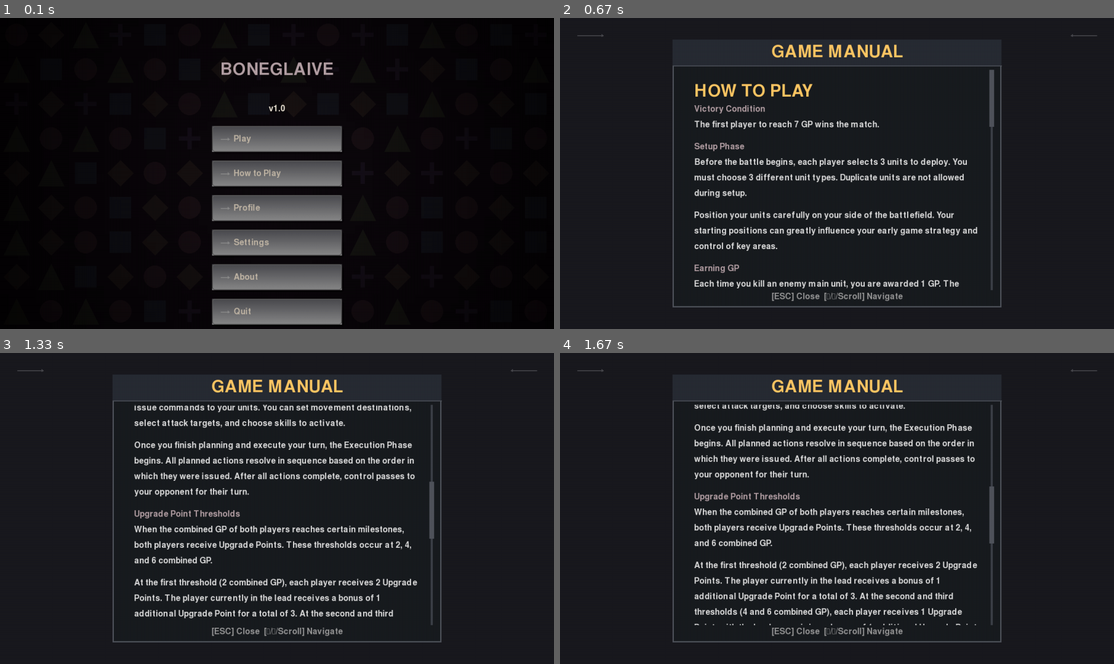
Above: before the commit, frames 1-4 (two rows, left to right).
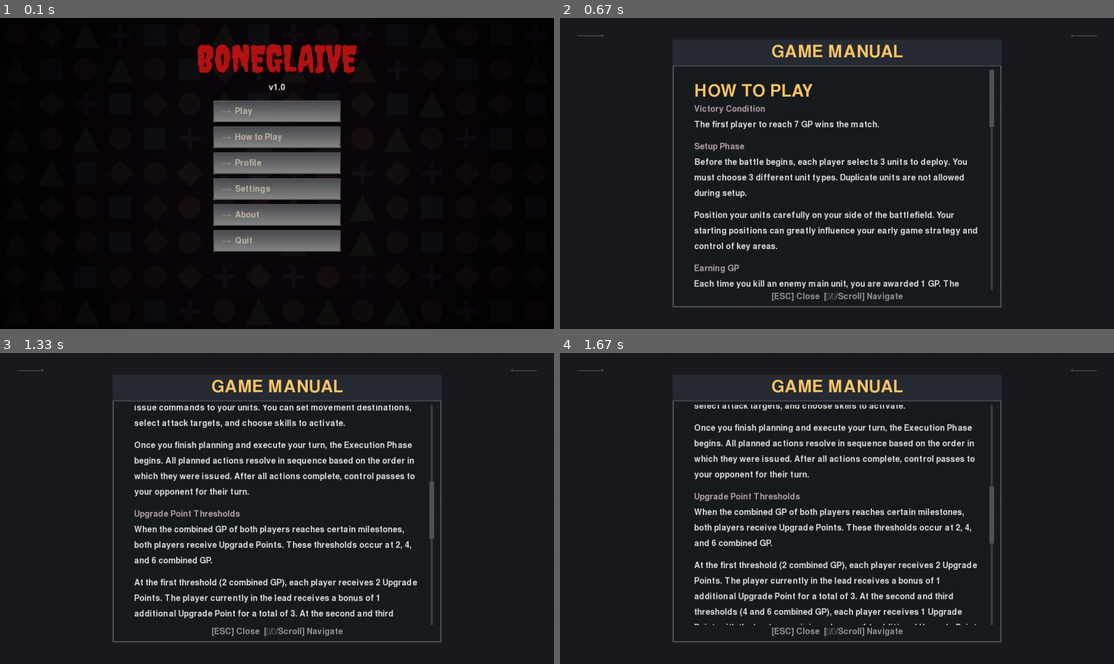
Above: after the commit, the same moments.

Repository: psyclimb/Boneglaive
Game: pygame game, started from run_graphical.py
Same seed, same stepped clock (60 frames per second), same inputs: the game is played once before the commit and once after it.
Inputs (mouse positions are in pixels of both pictures, inside the frame that each line leads up to):
- Up to frame 1 (0.1 s): no input
- Up to frame 2 (0.67 s): click "How to Play" at 0.38 s
- Up to frame 3 (1.33 s): click (432, 514) at 0.72 s; hold Up from 1 s (still down)
- Up to frame 4 (1.67 s): release Up at 1.47 s; hold Down from 1.55 s (still down)

The runs differ from the first frame. In frame 1, 13% of the frame differs, in the area x 35-65%, y 8-99%; in frame 2, nothing differs; in frame 3, nothing differs; in frame 4, nothing differs.

Commit message:
Add Creepster horror font to main menu title with responsive layout
Replaces plain text title with Creepster-Regular.ttf in blood red.
All layout positions (title, version, buttons) now derive from screen
height so elements stack without overlapping at any resolution.

Co-Authored-By: Claude Sonnet 4.6 <noreply@anthropic.com>

Diff:
--- a/boneglaive/graphical/ui/main_menu.py
+++ b/boneglaive/graphical/ui/main_menu.py
@@ -3,12 +3,15 @@
 Main Menu Screen
 The primary menu screen for Boneglaive graphical version.
 """
+import os
 import pygame
 from typing import Optional
 from .menu_components import MenuScreen, Button, COLOR_BG, COLOR_TEXT
 from boneglaive.game.player_profile import profile_manager
 from .animated_background import AnimatedBackground
 from .kaleidoscope_background import KaleidoscopeBackground
+
+_ASSETS_DIR = os.path.join(os.path.dirname(__file__), '..', 'assets')
 
 
 class MainMenuScreen(MenuScreen):
@@ -26,54 +29,66 @@
         # Or use AnimatedBackground for skull glaive sun
         # self.background = AnimatedBackground(screen_width, screen_height)
 
-        # Button dimensions
-        button_width = 300
-        button_height = 60
-        button_spacing = 20
+        # Load Creepster horror font for title, scaled to screen height
+        creepster_path = os.path.join(_ASSETS_DIR, 'Creepster-Regular.ttf')
+        title_size = max(48, int(screen_height * 0.12))
+        try:
+            self.title_font = pygame.font.Font(creepster_path, title_size)
+        except Exception:
+            self.title_font = large_font
 
-        # Calculate center position
+        # Derive layout positions from title height so nothing overlaps
+        self._title_top = int(screen_height * 0.06)
+        title_h = self.title_font.render("BONEGLAIVE", True, (0, 0, 0)).get_height()
+        self._version_top = self._title_top + title_h + int(screen_height * 0.01)
+        buttons_top = self._version_top + font.get_height() + int(screen_height * 0.03)
+
+        # Button dimensions, scaled to screen
+        button_width = max(200, int(screen_width * 0.23))
+        button_height = max(40, int(screen_height * 0.07))
+        button_spacing = max(10, int(screen_height * 0.015))
+
         start_x = (screen_width - button_width) // 2
-        start_y = 250
 
         # Create buttons
         self.buttons = [
             Button(
-                start_x, start_y,
+                start_x, buttons_top,
                 button_width, button_height,
                 "Play",
                 font,
                 lambda: self._set_action("play")
             ),
             Button(
-                start_x, start_y + (button_height + button_spacing) * 1,
+                start_x, buttons_top + (button_height + button_spacing) * 1,
                 button_width, button_height,
                 "How to Play",
                 font,
                 lambda: self._set_action("how_to_play")
             ),
             Button(
-                start_x, start_y + (button_height + button_spacing) * 2,
+                start_x, buttons_top + (button_height + button_spacing) * 2,
                 button_width, button_height,
                 "Profile",
                 font,
                 lambda: self._set_action("profile")
             ),
             Button(
-                start_x, start_y + (button_height + button_spacing) * 3,
+                start_x, buttons_top + (button_height + button_spacing) * 3,
                 button_width, button_height,
                 "Settings",
                 font,
                 lambda: self._set_action("settings")
             ),
             Button(
-                start_x, start_y + (button_height + button_spacing) * 4,
+                start_x, buttons_top + (button_height + button_spacing) * 4,
                 button_width, button_height,
                 "About",
                 font,
                 lambda: self._set_action("about")
             ),
             Button(
-                start_x, start_y + (button_height + button_spacing) * 5,
+                start_x, buttons_top + (button_height + button_spacing) * 5,
                 button_width, button_height,
                 "Quit",
                 font,
@@ -115,7 +130,7 @@
         # Draw version subtitle
         version_text = "v1.0"
         version_surface = self.font.render(version_text, True, COLOR_TEXT)
-        version_rect = version_surface.get_rect(centerx=self.screen_width // 2, top=200)
+        version_rect = version_surface.get_rect(centerx=self.screen_width // 2, top=self._version_top)
         surface.blit(version_surface, version_rect)
 
         # Draw profile indicator (top-right corner)
@@ -131,11 +146,13 @@
             button.draw(surface)
 
     def _draw_title_art(self, surface: pygame.Surface):
-        """Draw the Boneglaive title in large text."""
-        # For now, use a simple large text title
-        # Could be enhanced with actual ASCII art later
-        # Use the large_font passed in constructor which is already scaled
-        # Dark metallic color with slight red tint to match apocalyptic theme
-        title_surface = self.large_font.render("BONEGLAIVE", True, (180, 160, 165))
-        title_rect = title_surface.get_rect(centerx=self.screen_width // 2, top=100)
+        """Draw the Boneglaive title using the Creepster horror font."""
+        # Dark shadow for depth
+        shadow_surface = self.title_font.render("BONEGLAIVE", True, (40, 0, 0))
+        shadow_rect = shadow_surface.get_rect(centerx=self.screen_width // 2 + 3, top=self._title_top + 3)
+        surface.blit(shadow_surface, shadow_rect)
+
+        # Main title in blood red
+        title_surface = self.title_font.render("BONEGLAIVE", True, (180, 20, 20))
+        title_rect = title_surface.get_rect(centerx=self.screen_width // 2, top=self._title_top)
         surface.blit(title_surface, title_rect)
Binary file added: boneglaive/graphical/assets/Creepster-Regular.ttf
